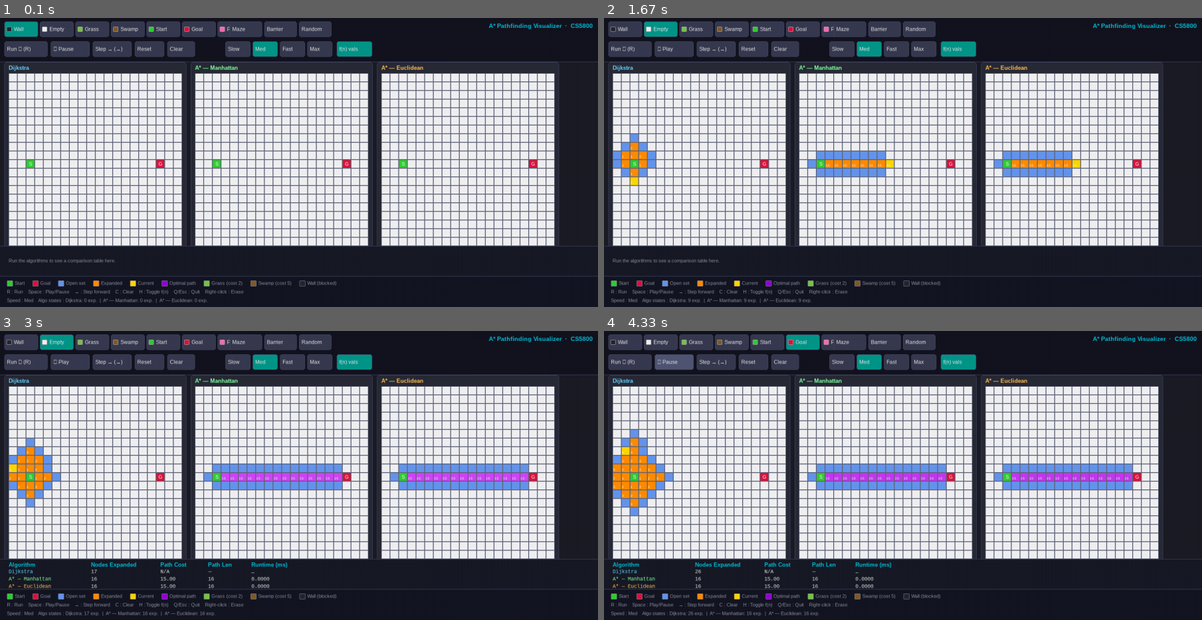
Above: before the commit, frames 1-4 (two rows, left to right).
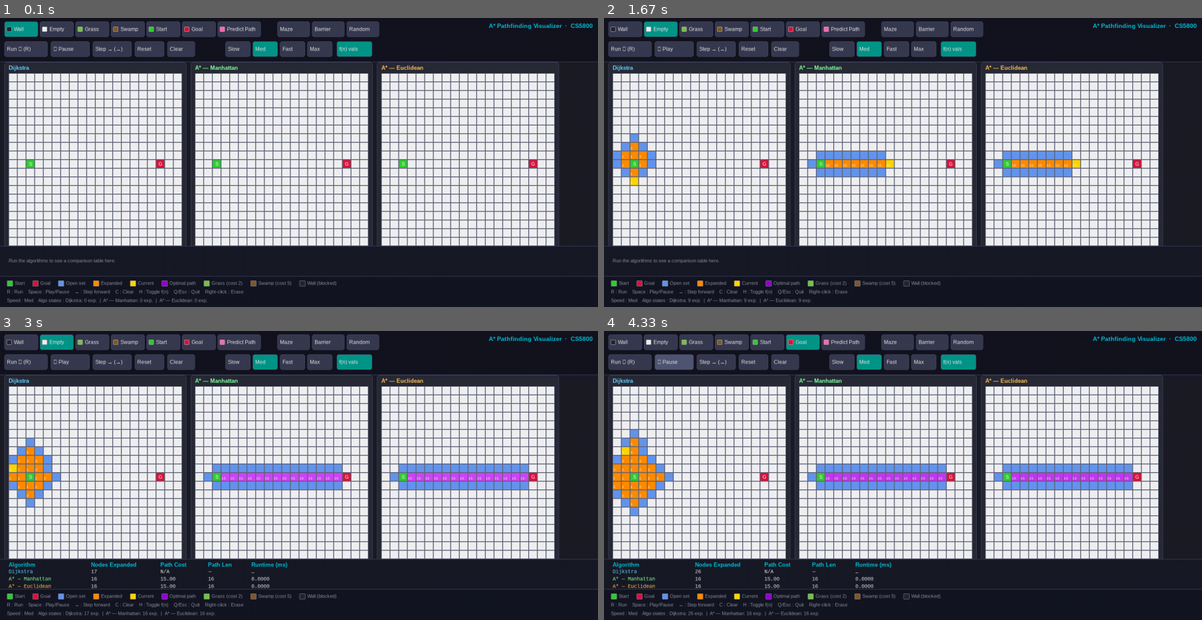
Above: after the commit, the same moments.

Repository: amberfxy/astar-pathfinding-visualizer
Game: pygame game, started from main.py
Two runs of this game, one before a commit and one after it. Both use one fixed random seed, a clock stepped at 60 frames per second and the inputs below.
Inputs:
- Up to frame 1 (0.1 s): no input
- Up to frame 2 (1.67 s): tap Space at 0.33 s; click "Start" at 0.72 s; hold Right 1-1.47 s; click "Empty" at 1.55 s
- Up to frame 3 (3 s): hold Right 1.83-2.3 s; tap Space at 1.9, 2.2, 2.4, 2.7 s; hold Right 2.33-2.97 s
- Up to frame 4 (4.33 s): click "Goal" at 3.05 s; click "▶ Play" at 3.38 s; hold Right 3.67-4.13 s; tap Space at 3.73, 4.03, 4.2 s; hold Right from 4.17 s (still down)

The runs differ from the first frame. In frame 1, 0.7% of the frame differs, in the area x 38-64%, y 1-7%; in frame 2, 0.7%; in frame 3, 0.7%; in frame 4, 0.7%.

Commit message:
fix: adjust preset button positions to prevent overlap with Predict Path
Made-with: Cursor

Diff:
--- a/main.py
+++ b/main.py
@@ -161,7 +161,7 @@
 
         # ── Row 1 right: preset maps ───────────────────────────────────────
         self.preset_btns: list[Button] = []
-        px = 530
+        px = 640  # Moved further right to avoid overlapping with Predict Path
         for label, key in [('Maze', 'maze'), ('Barrier', 'barrier'), ('Random', 'random')]:
             btn = Button((px, ROW1_Y, 75, H), label)
             btn.key = key      # type: ignore[attr-defined]
